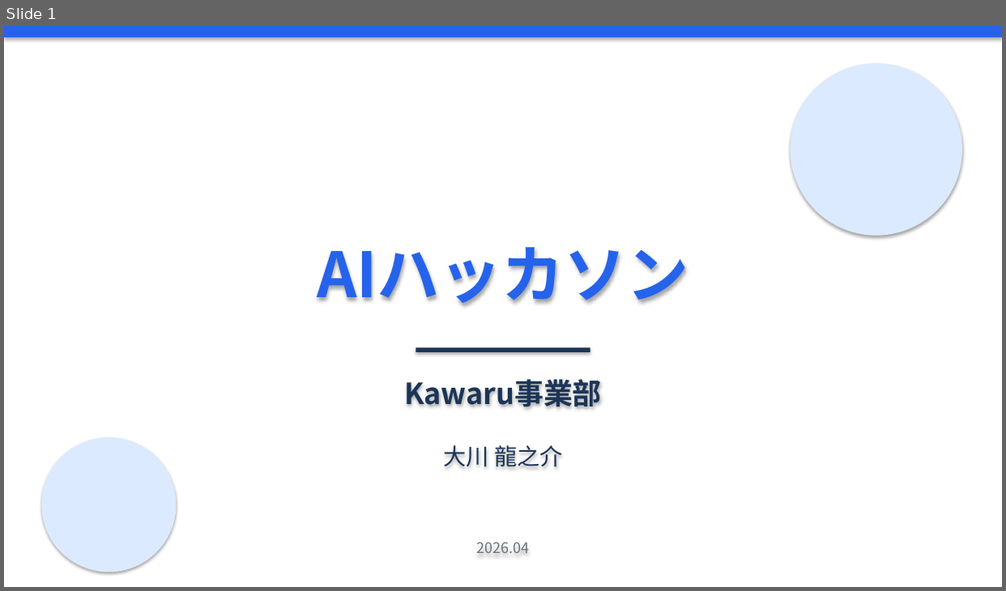
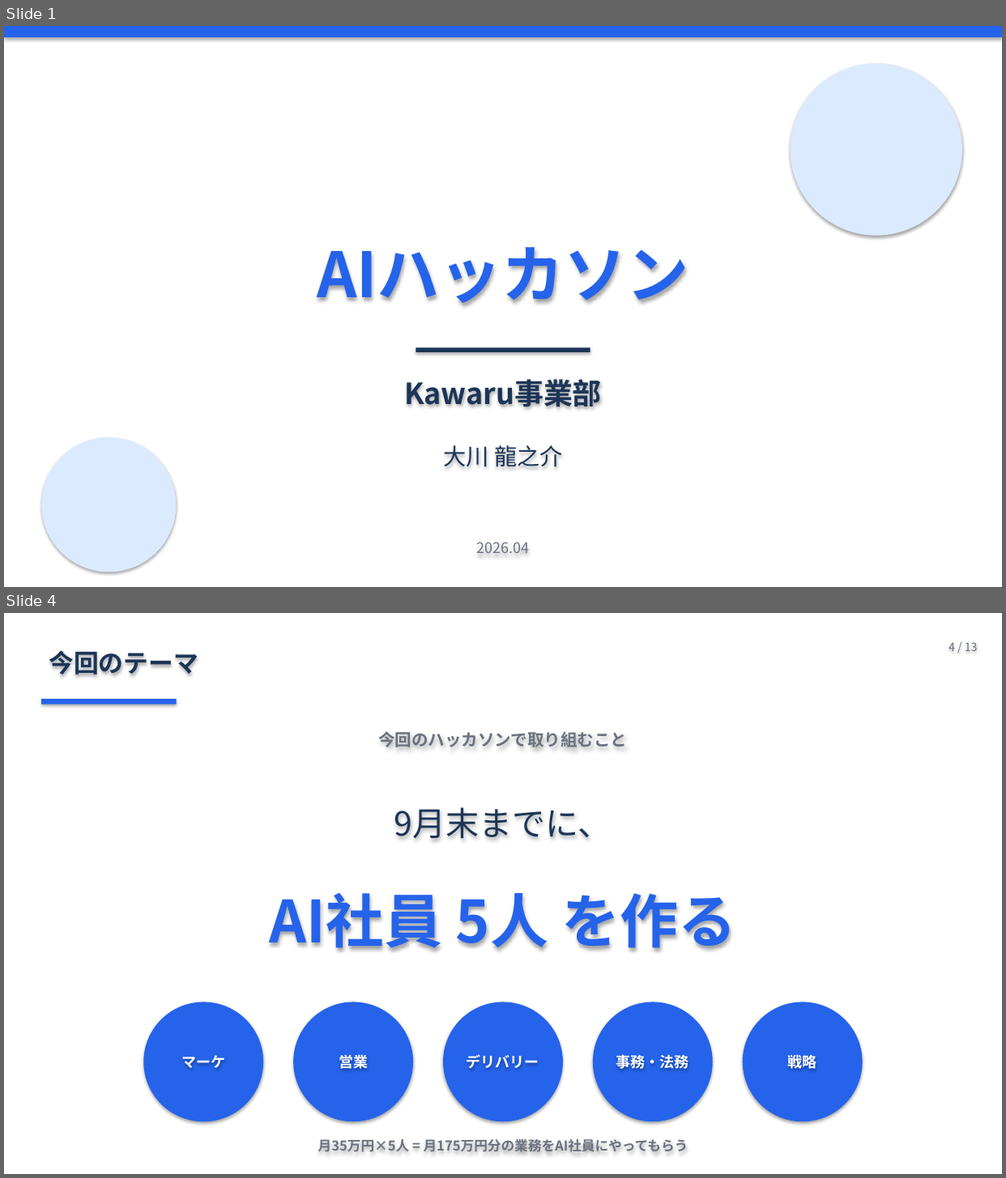
Before and after one commit to Ryunosuke-Okawa/Ryunosuke-n1, a slide deck: strategy/AI社員5人_発表_20260426.pptx. Shown one above the other, each under a label of ours: slide 1 before the commit, slides 1 and 4 after it; the slides between them are not shown. The pictures are 1006x591 and 1006x1178 pixels, drawn with LibreOffice and Linux fonts; fonts in the diff are those of the drawing. Boxes give left, top, right and bottom in pixels: in the first picture for what was removed or moved away, otherwise in the second. Text is boxed around its words. In the diff, an @@ line names an element or a change of style, - is before the commit and + after.

```diff
--- a/strategy/AI社員5人_発表_20260426.pptx
+++ b/strategy/AI社員5人_発表_20260426.pptx
@@ slide 4 added at (4, 613, 1002, 1174), background #FFFFFF @@
@@ rectangle added at (4, 613, 1002, 1174), fill #FFFFFF @@
@@ text added at (49, 651, 198, 676), 24 pt, text #1C3557, bold @@
+今回のテーマ
@@ text added at (948, 642, 978, 651), 11 pt, text #6B7280 @@
+4 / 13
@@ rectangle added at (41, 699, 177, 705), fill #2563EB @@
@@ text added at (378, 732, 627, 747), 16 pt, text #6B7280, bold @@
+今回のハッカソンで取り組むこと
@@ text added at (394, 807, 612, 841), 32 pt, text #1C3557 @@
+9月末までに、
@@ text added at (270, 892, 736, 952), 56 pt, text #2563EB, bold @@
+AI社員 5人 を作る
@@ ellipse added at (143, 1003, 263, 1122), fill #2563EB @@
@@ ellipse added at (294, 1003, 414, 1122), fill #2563EB @@
@@ ellipse added at (444, 1003, 563, 1122), fill #2563EB @@
@@ ellipse added at (593, 1003, 713, 1122), fill #2563EB @@
@@ ellipse added at (743, 1003, 863, 1122), fill #2563EB @@
@@ text added at (181, 1055, 225, 1069), 14 pt, text #FFFFFF, bold @@
+マーケ
@@ text added at (339, 1055, 368, 1070), 14 pt, text #FFFFFF, bold @@
+営業
@@ text added at (467, 1054, 539, 1068), 14 pt, text #FFFFFF, bold @@
+デリバリー
@@ text added at (616, 1054, 689, 1070), 14 pt, text #FFFFFF, bold @@
+事務・法務
@@ text added at (788, 1055, 817, 1072), 14 pt, text #FFFFFF, bold @@
+戦略
@@ text added at (318, 1139, 688, 1152), 13 pt, text #6B7280, bold @@
+月35万円×5人 = 月175万円分の業務をAI社員にやってもらう
```
Also in this commit, not shown: 11 slides changed, 1 other file.
